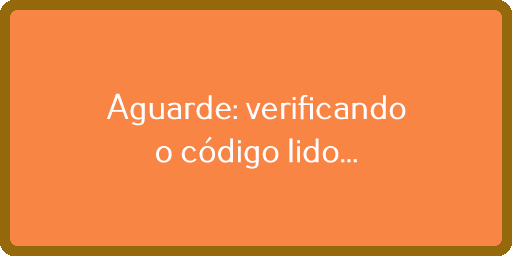
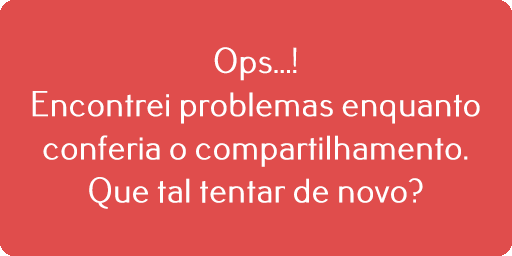
Two versions of the same layered image (w=512, h=256). Layer-by-layer changes:
renamed "Aguarde: verificando o código lido..." to "Você pode esperar um pouco? Estou conferindo o código de compar", hid it, painted on it over box(34, 68, 477, 188)
removed layer "Camada 3" over box(0, 0, 512, 256)
renamed "Erro! Não foi possível receber o arquivo indicado. Por favor te" to "Ops...! Encontrei problemas enquanto conferia o compartilhament", showed it, painted on it over box(32, 47, 480, 209)
added layer "Camada 5" over box(0, 0, 512, 256)
